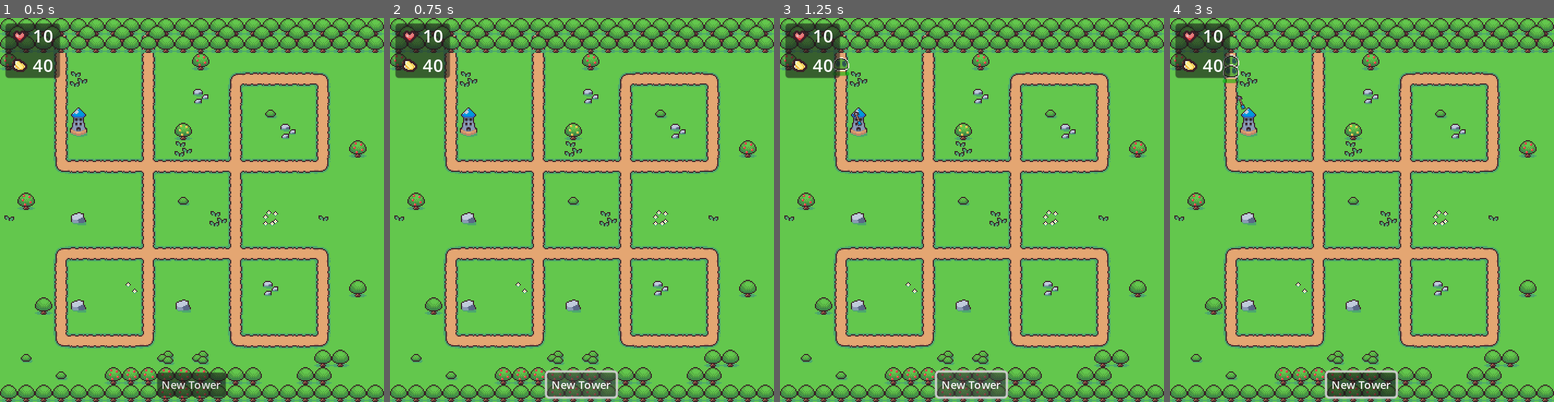
Above: before the commit, frames 1-4 (left to right).
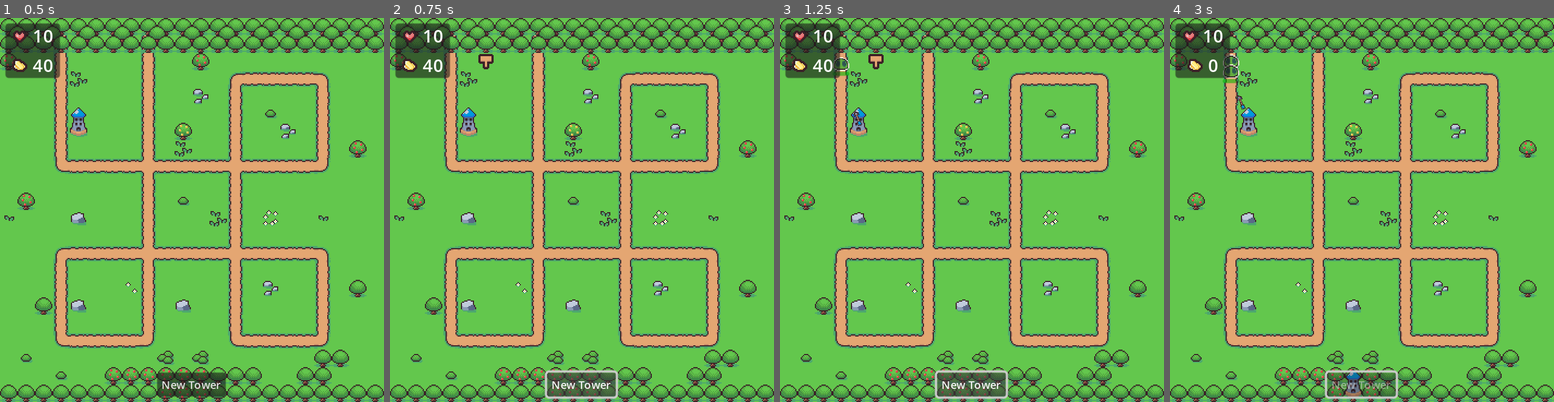
Above: after the commit, the same moments.

Repository: Th1nhNg0/Farm-Defender-Tactics
Game: Godot game, scene res://Scenes/MainScenes/main.tscn
Same seed, same stepped clock (60 frames per second), same inputs: the game is played once before the commit and once after it.
Inputs (mouse positions are in pixels of both pictures, inside the frame that each line leads up to):
- Up to frame 1 (0.5 s): no input
- Up to frame 2 (0.75 s): click "New Tower" at 0.5 s
- Up to frame 3 (1.25 s): no input
- Up to frame 4 (3 s): click "New Tower" at 1.25 s; click "New Tower" at 2 s; move the mouse to (1446, 190) at 2.77 s; click (1446, 190) at 2.92 s

Frame 1 is identical in both runs. In frame 2, 0.1% of the frame differs, in the area x 23-27%, y 9-14%; in frame 3, 0.1%; in frame 4, 1.2%, in the area x 3-59%, y 10-100%.

Commit message:
Fix enemy_in_range.gd and BaseEnemy.tscn collision mask

Diff:
--- a/Components/enemy_in_range.gd
+++ b/Components/enemy_in_range.gd
@@ -7,9 +7,15 @@
 signal enemies_change(enemies:Array[BaseEnemy])
 
 func _on_area_entered(area):
-	enemies.append(area.get_parent())
+	var parent = area.get_parent() as BaseEnemy
+	if not parent.is_in_group('enemy'):
+		return
+	enemies.append(parent)
 	emit_signal('enemies_change',enemies)
 
 func _on_area_exited(area):
-	enemies.erase(area.get_parent())
+	var parent = area.get_parent()
+	if not parent.is_in_group('enemy'):
+		return
+	enemies.erase(parent)
 	emit_signal('enemies_change',enemies)
--- a/Scenes/Characters/Enemy/BaseEnemy.tscn
+++ b/Scenes/Characters/Enemy/BaseEnemy.tscn
@@ -8,7 +8,7 @@
 
 [sub_resource type="CircleShape2D" id="CircleShape2D_rlwmp"]
 
-[node name="Enemy" type="PathFollow2D"]
+[node name="Enemy" type="PathFollow2D" groups=["enemy"]]
 rotates = false
 cubic_interp = false
 loop = false
@@ -40,7 +40,7 @@
 
 [node name="HurtboxComponent" type="Area2D" parent="." node_paths=PackedStringArray("health_component")]
 collision_layer = 16
-collision_mask = 16
+collision_mask = 0
 script = ExtResource("4_sg738")
 health_component = NodePath("../HealthComponent")
 
--- a/Scenes/Characters/Towers/BaseTower/BaseBullet.tscn
+++ b/Scenes/Characters/Towers/BaseTower/BaseBullet.tscn
@@ -25,6 +25,7 @@
 script = ExtResource("3_mgekn")
 
 [node name="HitboxComponent2" parent="." instance=ExtResource("5_6hx17")]
+collision_layer = 0
 
 [node name="CollisionShape2D2" type="CollisionShape2D" parent="HitboxComponent2"]
 shape = SubResource("RectangleShape2D_n01ly")
--- a/Scenes/Characters/Towers/BaseTower/BaseTower.tscn
+++ b/Scenes/Characters/Towers/BaseTower/BaseTower.tscn
@@ -25,6 +25,7 @@
 autostart = true
 
 [node name="EnemyInRange" parent="." instance=ExtResource("3_vvj6i")]
+collision_layer = 0
 
 [node name="CollisionShape2D" type="CollisionShape2D" parent="EnemyInRange"]
 position = Vector2(8, 0)
--- /dev/null
+++ b/Scenes/Characters/Towers/Placeholder.tscn
@@ -0,0 +1,12 @@
+[gd_scene load_steps=2 format=3 uid="uid://c1s5e4jik546q"]
+
+[ext_resource type="Texture2D" uid="uid://co2086ke5dlwr" path="res://Assets/Tower_defense_asset_ pack/Base Tileset/world 01.png" id="1_ty6hy"]
+
+[node name="Placeholder" type="Node2D"]
+
+[node name="Sprite2D" type="Sprite2D" parent="."]
+position = Vector2(8, 8)
+texture = ExtResource("1_ty6hy")
+hframes = 22
+vframes = 10
+frame = 142
--- a/Scenes/MainScenes/main.tscn
+++ b/Scenes/MainScenes/main.tscn
@@ -1,10 +1,11 @@
-[gd_scene load_steps=10 format=3 uid="uid://d3f7y5y7fkqe2"]
+[gd_scene load_steps=11 format=3 uid="uid://d3f7y5y7fkqe2"]
 
 [ext_resource type="Script" path="res://Scripts/main.gd" id="1_4u68o"]
 [ext_resource type="PackedScene" uid="uid://cmg7cphve3vqm" path="res://Scenes/UI/UI.tscn" id="1_vnkuy"]
 [ext_resource type="Texture2D" uid="uid://co2086ke5dlwr" path="res://Assets/Tower_defense_asset_ pack/Base Tileset/world 01.png" id="3_7suyo"]
 [ext_resource type="PackedScene" uid="uid://cjri3m6cpa0ts" path="res://Scenes/Characters/Enemy/BaseEnemy.tscn" id="4_xdvvy"]
 [ext_resource type="PackedScene" uid="uid://b4r2kv38r4lo5" path="res://Scenes/Characters/Towers/BaseTower/BaseTower.tscn" id="5_5wgc0"]
+[ext_resource type="PackedScene" uid="uid://c1s5e4jik546q" path="res://Scenes/Characters/Towers/Placeholder.tscn" id="5_ilxpv"]
 [ext_resource type="Script" path="res://Components/spawn_component.gd" id="5_yc7ll"]
 
 [sub_resource type="TileSetAtlasSource" id="TileSetAtlasSource_7kh6l"]
@@ -320,6 +321,7 @@
 [node name="Main" type="Node2D"]
 y_sort_enabled = true
 script = ExtResource("1_4u68o")
+basic_towers = Array[PackedScene]([ExtResource("5_5wgc0")])
 
 [node name="UI" parent="." node_paths=PackedStringArray("GAME_SCENCE") instance=ExtResource("1_vnkuy")]
 GAME_SCENCE = NodePath("..")
@@ -353,6 +355,9 @@
 [node name="BaseTower" parent="Towers" instance=ExtResource("5_5wgc0")]
 position = Vector2(64, 96)
 
+[node name="Placeholder" parent="." instance=ExtResource("5_ilxpv")]
+position = Vector2(80, 32)
+
 [node name="SpawnComponent" type="Node" parent="." node_paths=PackedStringArray("timer", "spawn_root_node")]
 script = ExtResource("5_yc7ll")
 timer = NodePath("Timer")
--- a/Scenes/UI/UI.gd
+++ b/Scenes/UI/UI.gd
@@ -12,6 +12,6 @@
 	health_label.text = str(GAME_SCENCE.health)
 
 func _on_button_pressed() -> void:
-	if not GAME_SCENCE:
+	if not GAME_SCENCE or GAME_SCENCE.money<20:
 		return
 	GAME_SCENCE.active_build_mode()
--- a/Scripts/main.gd
+++ b/Scripts/main.gd
@@ -1,34 +1,43 @@
 class_name MainScene
 extends Node2D
+
+
+
+@export var basic_towers:Array[PackedScene]
+@onready var placeholder = $Placeholder
 
 var money = 40
 var health = 10
 var build_mode = false
-var placeholder
+
+func _ready():
+	placeholder.hide()
 
 func active_build_mode():
 	if build_mode:
 		return
 	build_mode = true
-#	add_child(temp_tower)
+	placeholder.show()
 
 func deactivate_build_mode():
 	build_mode = false
+	placeholder.hide()
 
-#func _input(event: InputEvent) -> void:
-#	if not build_mode or not temp_tower:
-#		return
-#	if event is InputEventMouseMotion:
-#		var tile_position = $TileMap.local_to_map(event.position)
-#		temp_tower.position = $TileMap.map_to_local(tile_position)-Vector2(8,8)
-#	if event is InputEventMouseButton:
-#		if event.pressed:
-#			# if build
-#			if event.button_index==1:
-#				temp_tower.reparent($Towers)
-#				temp_tower.can_shoot=true
-#				money -= 20
-#			# if cancel
-#			if event.button_index==2:
-#				temp_tower.queue_free()
-#			build_mode=false
+
+func _input(event: InputEvent) -> void:
+	if not build_mode:
+		return
+	if event is InputEventMouseMotion:
+		var tile_position = $TileMap.local_to_map(event.position)
+		placeholder.position = $TileMap.map_to_local(tile_position)-Vector2(8,8)
+	if event is InputEventMouseButton:
+		if event.pressed:
+			# if build
+			if event.button_index==1:
+				var tower = basic_towers.pick_random()
+				var new_tower = tower.instantiate()
+				new_tower.position = placeholder.position
+				money -= 20
+				add_child(new_tower)
+			build_mode=false
+			placeholder.hide()
Not shown, added: Assets/Tower_defense_asset_ pack/.DS_Store
